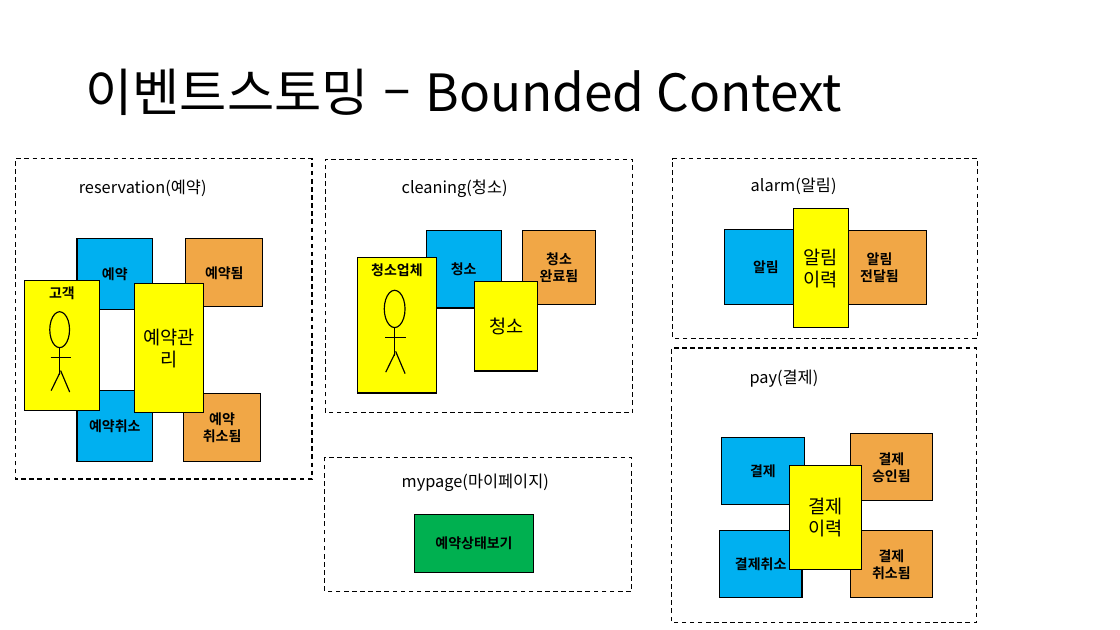
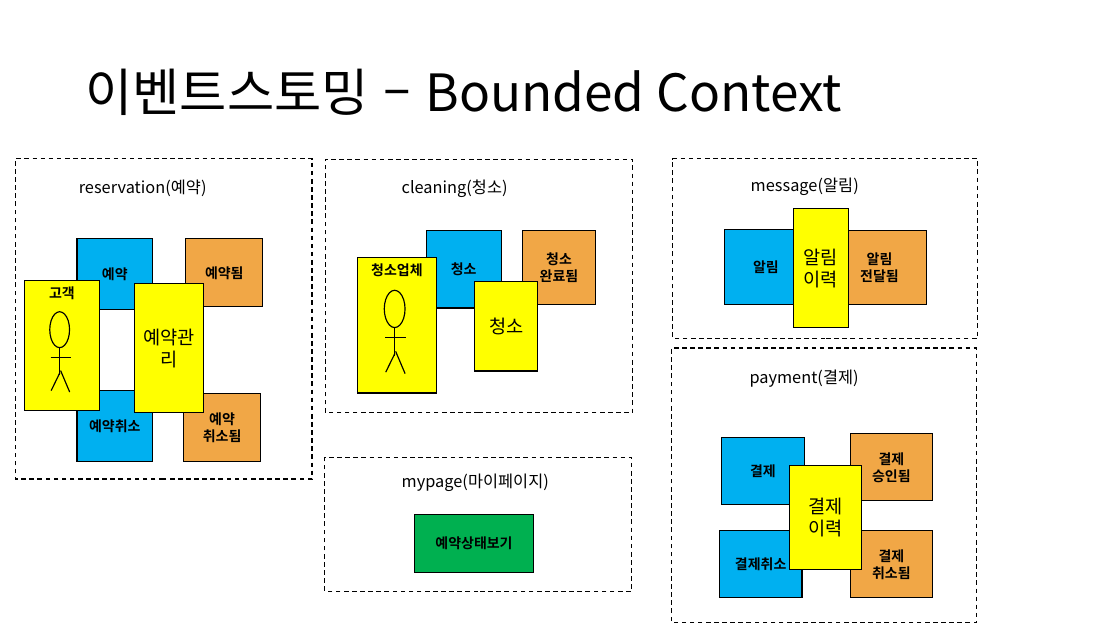
Before and after one commit to shadelly/ssak3, a slide deck: slide 10 of ssak3프로젝트.pptx. Drawn at 1120x630 pixels with LibreOffice and Linux fonts; fonts in the diff are those of the drawing. Boxes give left, top, right and bottom in pixels: in the first picture for what was removed or moved away, otherwise in the second. Text is boxed around its words. In the diff, an @@ line names an element or a change of style, - is before the commit and + after.

Commit message:
update

```diff
--- a/ssak3프로젝트.pptx
+++ b/ssak3프로젝트.pptx
@@ text at (x1=751, y1=177, x2=859, y2=195): text changed @@
-alarm(알림)
+message(알림)
@@ text at (x1=750, y1=369, x2=859, y2=387): text changed @@
-pay(결제)
+payment(결제)
```
Also in this commit, not shown: 2 other slides changed.
